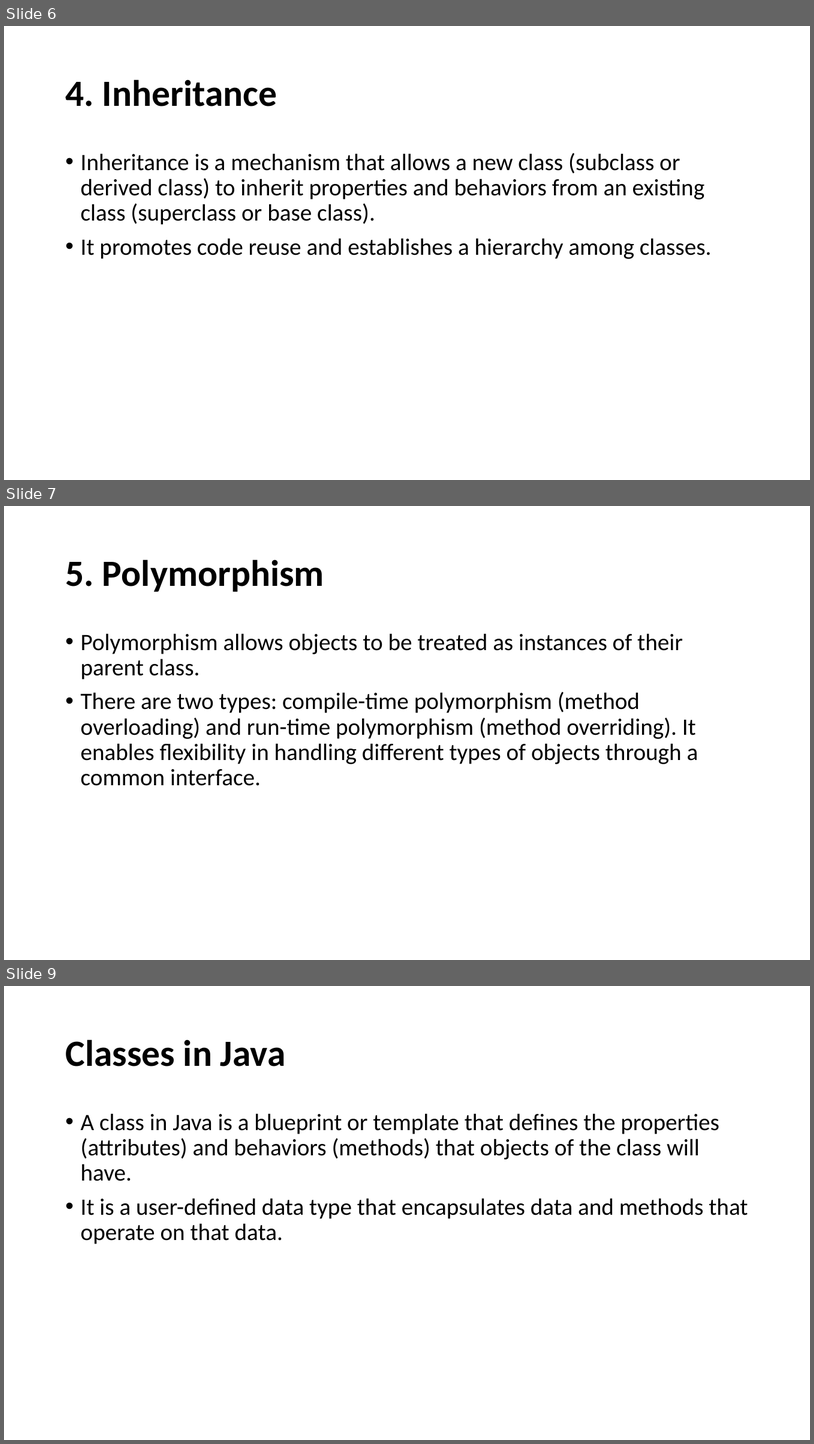
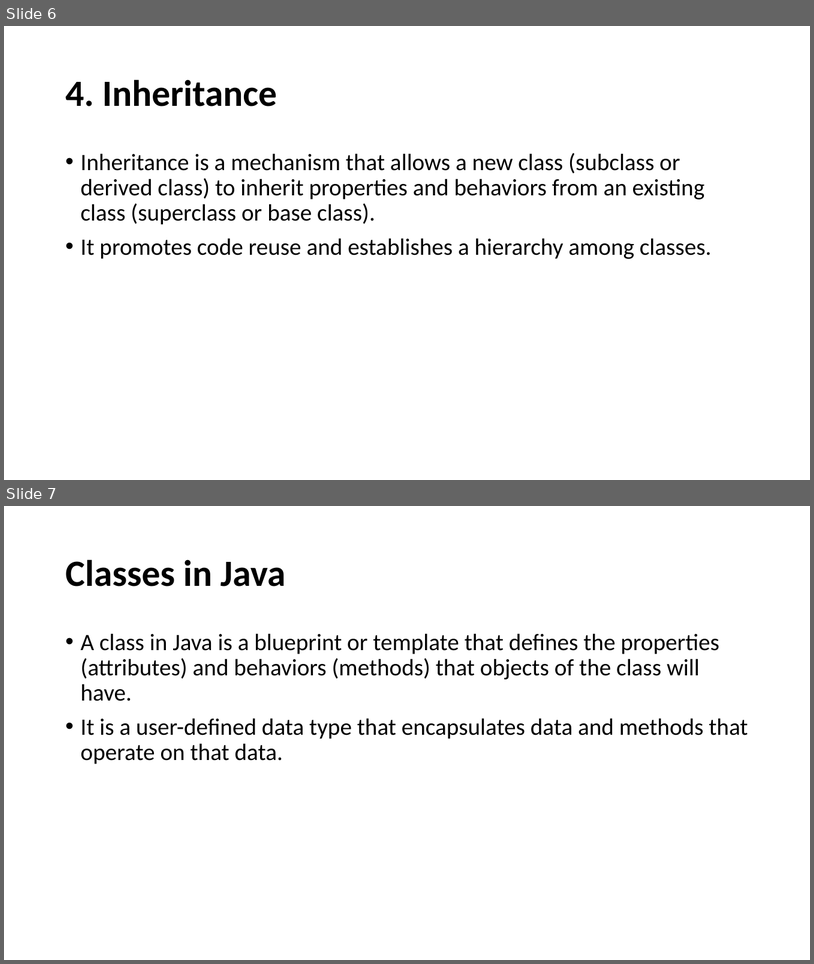
Before and after one commit to aimlresearcher/CUI-LAHORE-OOP, a slide deck: oop lab01.pptx. Shown one above the other, each under a label of ours: slides 6, 7 and 9 before the commit, slides 6 and 7 after it; the slides between them are not shown. The pictures are 814x1444 and 814x964 pixels, drawn with LibreOffice and Linux fonts; fonts in the diff are those of the drawing. Boxes give left, top, right and bottom in pixels: in the first picture for what was removed or moved away, otherwise in the second. Text is boxed around its words. In the diff, an @@ line names an element or a change of style, - is before the commit and + after.

```diff
--- a/oop lab01.pptx
+++ b/oop lab01.pptx
@@ slide 7 removed at <box>4,506,810,960</box>, background #FFFFFF @@
@@ title removed at <box>65,559,324,592</box> @@
-5. Polymorphism
@@ text removed at <box>81,633,699,786</box> @@
-• Polymorphism allows objects to be treated as instances of their parent class.
-• There are two types: compile-time polymorphism (method overloading) and run-time polymorphism (method overriding). It enables flexibility in handling different types of objects through a common interface.
@@ what was slide 9 is now slide 7 @@
```
Also in this commit, not shown: 1 other slide removed, 4 other files.
